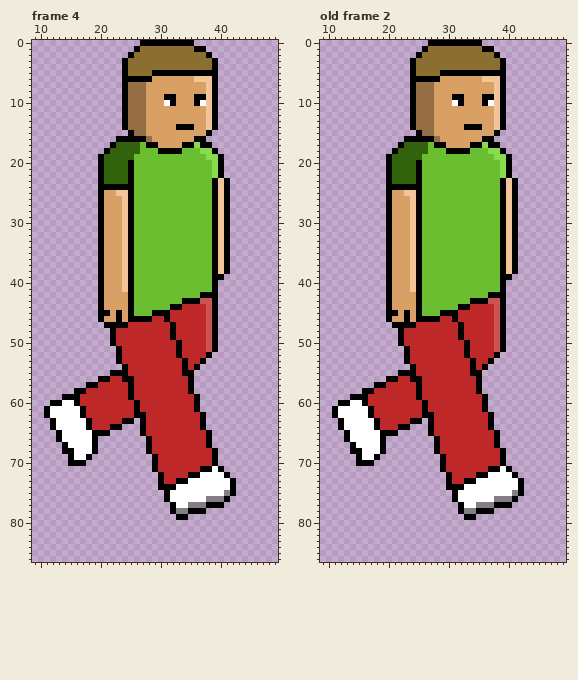
Pixel-art file -- public/assets/new-body-walking.ase. Above is the file before it was changed.
62x87 pixels, 4 frames. Colours within 5 levels of each other are drawn and written as one. Shown: frame 4: x 9..49, y 0..86; old frame 2: x 9..49, y 0..86. The commit also changed other frames, which this record leaves out.
Once edited:
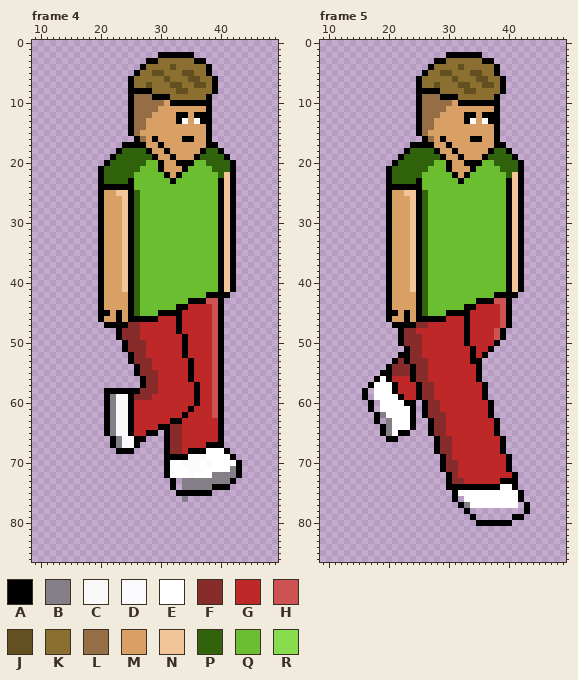
Palette (. is transparent): A #000000  B #847e87  C #f9f9f9  D #ffffffef  E #ffffff  F #872b2b  G #bf2828  H #cd5353  J #634f1f  K #8a6f30  L #956e46  M #d9a066  N #f1c598  P #30630c  Q #6abe30  R #87dc4d
A new or re-ordered frame is compared with the old frame closest to it.
From old to new:
frames 4 -> 5
layer "Layer 1" now hidden
layer "Layer 2" added
Changed rows in their new state; - is an unchanged pixel.
Frame 4:
first column x 11:
 0 ----------------.........--------
 1 ---------------............------
 2 --------------.....AAAAAA...-----
 3 -------------....AA------AA..----
 4 -------------...A----J-----A.----
 5 -------------..A--JJKKKJJKK-.----
 6 -------------.-KKKKKJKKKJJKK-----
 7 -------------.AKKJKKKJJKKJJK-----
 8 -------------.AAAAKKKKJJKKKK-----
 9 -------------.A--LAA-KKKKKKA.----
10 -------------.A--LLLM-AAA-AA.----
11 -------------.A--LL--------A.----
12 -------------.A--L----AA-AAA.----
13 -------------.A-------AE-EAA.----
14 -------------.A-------MMM--A.----
15 ----------------M----------------
16 ------------...-LMA----AAMMA-----
17 -----------..AAAAMMA---MMMM-A----
18 ----------..A---PAMM-MMMMMAPPA---
19 ---------..A---PPPAMMAMMMAPPPPA--
20 ---------.A---PPP--AMMAAA--PPPPA-
21 --------------PP---AMMMA----PPPA-
22 --------------P-----AMA-----QPNA-
23 ---------------------A------QANA-
24 ----------------------------QANA-
25 ---------------P------------QANA-
26 ---------------P------------QANA-
27 ---------------P------------QANA-
28 ---------------P------------QANA-
29 ---------------P------------QANA-
30 ---------------P------------QANA-
31 ---------------P------------QANA-
32 ---------------P------------QANA-
33 ---------------P------------QANA-
34 ---------------P------------QANA-
35 ---------------P------------QANA-
36 ---------------P------------QANA-
37 ---------------P------------QANA-
38 ---------------P------------QANA-
39 ---------------P------------Q-NA-
40 ---------------P------------QANA-
41 ---------------P------------QANA-
42 ---------------P----------Q--AA--
43 ---------------P-------Q--A-HA---
44 ---------------P-----Q-A---GHA---
45 ---------------P--Q--AA----GHA---
46 ------------------A-G-A----GHA---
47 --------------FF-----GA----GHA---
48 -----------.AFFF-----GA----GHA---
49 -----------.AFFF-----G-A---GHA---
50 -----------..AFFF-----GA---GHA---
51 ------------.AFFF-----GA---GHA---
52 ------------..AFF-----GA---GHA---
53 ------------..AFFF-----GA-GGHA---
54 -------------..AFF-----GAGGGHA---
55 -----------....AFFF----G-GGGHA---
56 ---------.......AFF------GGGHA---
57 -------.........AFF-----GAGGHA---
58 -----.....AAAA-AFFF-----GAGGHA---
59 ---.......ABCC-FFF--------GGHA---
60 -.........ABCCAG----------GGHA---
61 ..........ABCCAG--------AGGGHA---
62 ..........ABCCAGG------A--GGHA---
63 -.........ABCC-GG----AA---GGGA---
64 -.........ABCCAGG--AAFF---GGGA---
65 --........-BCCAGGAA.AFF----GGA---
66 --.......--ABCCAA...AFF----GGA---
67 ---......--ABCCA-...AFF-----AA---
68 ---......---AAA--...AFF-AAAEEEA--
69 ----....----------..AAAADDCEEEEA-
70 ----...-----------..AEEDDDECEEEEA
71 ------------------..AEEEDDEE-EEBA
72 -------------------.AEEEDE--BBBBA
73 -------------------..A.BBBBBBBB--
74 -------------------..-.BBBBBAAA.-
75 --------------------..AAAAAA....-
76 --------------------...B.......--
77 ---------------------.........---
78 ---------------------......------
79 ----------------------..---------
Frame 5 is new; against old frame 2:
first column x 11:
 0 ----------------.........--------
 1 ---------------............------
 2 --------------.....AAAAAA...-----
 3 -------------....AA------AA..----
 4 -------------...A----J-----A.----
 5 -------------..A--JJKKKJJKK-.----
 6 -------------.-KKKKKJKKKJJKK-----
 7 -------------.AKKJKKKJJKKJJK-----
 8 -------------.AAAAKKKKJJKKKK-----
 9 -------------.A--LAA-KKKKKKA.----
10 -------------.A--LLLM-AAA-AA.----
11 -------------.A--LL--------A.----
12 -------------.A--L----AA-AAA.----
13 -------------.A-------AE-EAA.----
14 -------------.A-------MMM--A.----
15 ----------------M----------------
16 ------------...-LMA----AAMMA-----
17 -----------..AAAAMMA---MMMM-A----
18 ----------..A---PAMM-MMMMMAPPA---
19 ---------..A---PPPAMMAMMMAPPPPA--
20 ---------.A---PPP--AMMAAA--PPPPA-
21 --------------PP---AMMMA----PPPA-
22 --------------P-----AMA-----QPNA-
23 ---------------------A------QANA-
24 ----------------------------QANA-
25 ---------------P------------QANA-
26 ---------------P------------QANA-
27 ---------------P------------QANA-
28 ---------------P------------QANA-
29 ---------------P------------QANA-
30 ---------------P------------QANA-
31 ---------------P------------QANA-
32 ---------------P------------QANA-
33 ---------------P------------QANA-
34 ---------------P------------QANA-
35 ---------------P------------QANA-
36 ---------------P------------QANA-
37 ---------------P------------QANA-
38 ---------------P------------QANA-
39 ---------------P------------Q-NA-
40 ---------------P------------QANA-
41 ---------------P------------QANA-
42 ---------------P----------Q--AA--
43 ---------------P-------Q--A-HA---
44 ---------------P-----Q-A---GHA---
45 ---------------P--Q--AA----GHA---
46 ------------------A-G-A----GHA---
47 --------------FF-----GA----GHA---
48 ------------FF-------GA----------
49 ------------FFF------GA----------
50 ------------FFF------------A.----
51 -------------FF-------GA--A..----
52 -----------A-FF-------GA-A..-----
53 ----------AF-FFF--------A..------
54 ---------AFFF-FF-------GA.-------
55 --------AAFFF-FF-------G---------
56 -------AE-G---FF-----------------
57 ------AEEEA----FF-------GA-------
58 ------.EEEA----FF-------GA-------
59 ---..-.EEEEA---FF----------------
60 -.....A.EEEEAA.-FF-------GA------
61 ......-.EEEEEA.-FF-------GA------
62 .......ABEEEEA.-FFF--------------
63 -......-.BEEE-.--FF-------GA-----
64 -.......ABEEEA---FF-------GA-----
65 --......-BEAA----FF--------------
66 --.......AA-------FF-------GA----
67 ---......---------FF-------GA----
68 ---......---------FF-------------
69 ----....-----------F--------GA---
70 ----...------------FF-------GA---
71 -------------------FF-----GGG----
72 --------------------F---GGGGGG---
73 --------------------FFGGGGGGAAA.-
74 ----------------------AAAAAA--A.-
75 ------------------------------E--
76 ---------------------.-----EEEEA-
77 ----------------------B-EEEEEEE-A
78 ---------------------.A....-----A
79 ----------------------.-------AA-
80 ------------------------AAAAAA---
Where, in picture pixels (left, top, right, bottom), the same in both pictures:
changed: (44, 40, 242, 520)
changed: (332, 40, 530, 526)
